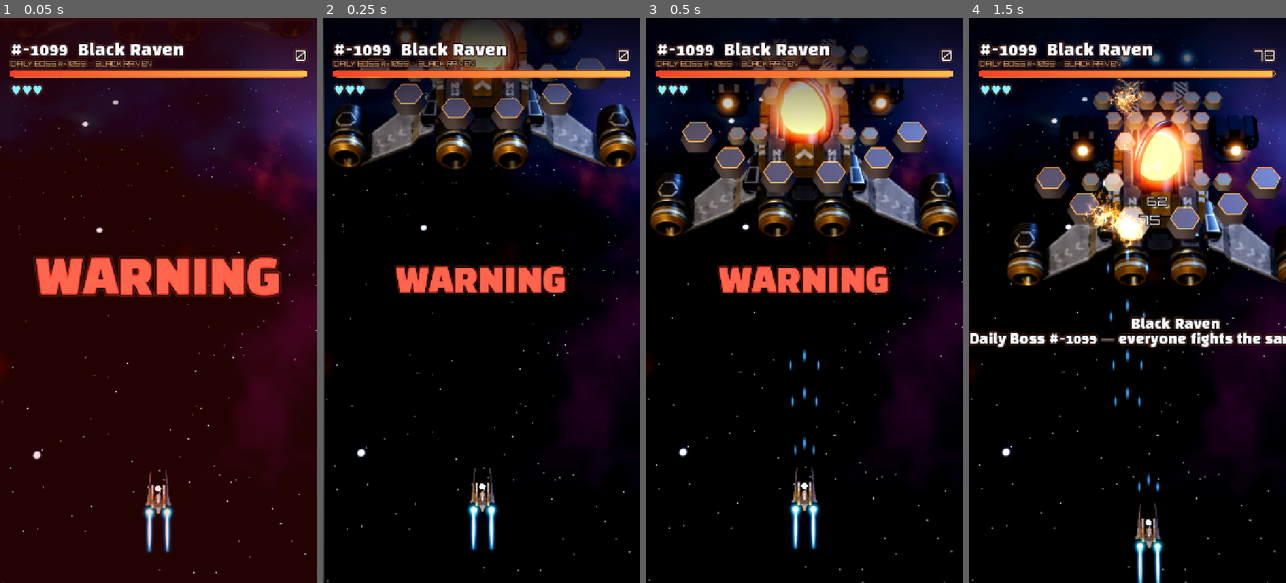
Above: before the commit, frames 1-4 (left to right).
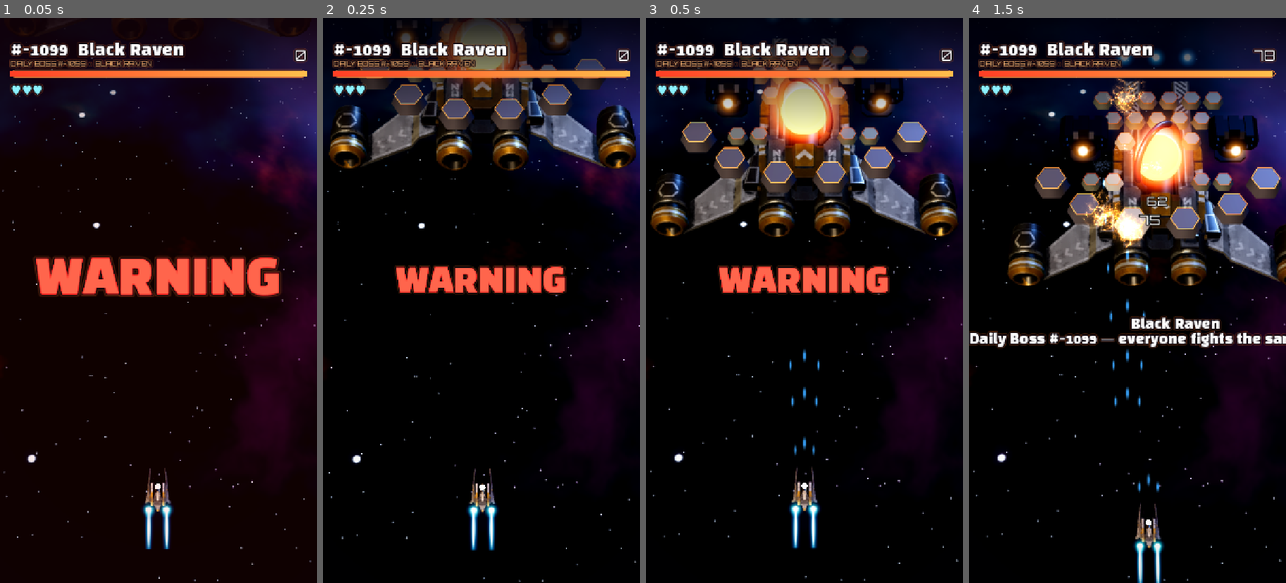
Above: after the commit, the same moments.

Repository: aske0115/thirdPrj
Game: Godot game, scene res://scenes/main.tscn
Two runs of this game, one before a commit and one after it. Both use one fixed random seed, a clock stepped at 60 frames per second and the inputs below.
Inputs (mouse positions are in pixels of both pictures, inside the frame that each line leads up to):
- Up to frame 1 (0.05 s): no input
- Up to frame 2 (0.25 s): no input
- Up to frame 3 (0.5 s): no input
- Up to frame 4 (1.5 s): move the mouse to (1197, 272) at 0.52 s; click (1197, 272) at 0.67 s; drag from (1064, 328) to (1111, 413) at 1.27 s

The runs differ from the first frame. In frame 1, 3.9% of the frame differs, in the area x 0-100%, y 0-100%; in frame 2, 3.5%; in frame 3, 1.3%; in frame 4, 1.0%.

Commit message:
이벤트 때 화면 전체 깜빡임 고침: 흔들림을 부드럽고 작게(최대 약 12px), 3D 층에 사방 24px 여백, 부위 파괴 화면 번쩍임 제거, 섬광 빛은 미리 만들어 재사용
Co-Authored-By: Claude Opus 5.5 <noreply@anthropic.com>

Diff:
--- a/scripts/main.gd
+++ b/scripts/main.gd
@@ -115,7 +115,7 @@
 	hud.boss_name.text = ("#%d  " % int(boss.data["week"])) + (nm["ko"] if lang == "ko" else nm["en"])
 	hud.sub.text = ("DAILY BOSS #%d  ·  %s" if daily else "WEEK %02d  ·  %s") % [int(boss.data["week"]), String(nm["en"]).to_upper()]
 	hud.show_banner("WARNING", Color(2.6, 0.4, 0.3), 0.7)
-	hud.flash_screen(Color(1, 0.1, 0.05), 0.18)
+	hud.flash_screen(Color(1, 0.1, 0.05), 0.08)
 	fx.play("warn", 1.0, -6.0)
 	shake = 0.9
 	get_tree().create_timer(1.0).timeout.connect(func(): hud.show_card("%s\n%s" % [nm[lang] if nm.has(lang) else nm["en"], intro[lang] if intro.has(lang) else intro["en"]]))
@@ -169,7 +169,8 @@
 	hud.boss_bar.value = boss.hp_fraction()
 	# 카메라 흔들림(실제 시간 기준이라 히트스톱 중에도 흔들림)
 	shake = maxf(0.0, shake - real_dt * 2.2)
-	cam.offset = Vector2(randf_range(-1, 1), randf_range(-1, 1)) * shake * shake * 22.0
+	# 매 프레임 무작위로 튕기면 화면 전체가 깜빡여 보임(실기기 판정) → 부드러운 흔들림, 최대 약 12px
+	cam.offset = Vector2(sin(t * 41.0) + 0.5 * sin(t * 97.0), cos(t * 37.0) + 0.5 * cos(t * 89.0)) * minf(shake, 1.2) * 6.0
 	num_t -= real_dt
 	if num_t <= 0.0 and num_acc > 0.0:
 		num_t = 0.09
@@ -208,8 +209,6 @@
 	var big := p.group != "armor"
 	hitstop(0.09 if big else 0.06)
 	shake = maxf(shake, 1.0 if big else 0.7)
-	if big:  # 화면 전체 번쩍임은 큰 부위만, 약하게(잦은 번쩍임 = 깜빡여 보임)
-		hud.flash_screen(Color(1, 0.9, 0.7), 0.12)
 	fx.burst("boom", at, 1.6 if big else 1.0)
 	fx.burst("spark", at, 1.6)
 	fx.burst("smoke", at, 1.2)
@@ -267,7 +266,7 @@
 	lives_text()
 	hitstop(0.12)
 	shake = 1.4
-	hud.flash_screen(Color(1, 0.1, 0.1), 0.18)
+	hud.flash_screen(Color(1, 0.1, 0.1), 0.08)
 	fx.burst("spark", player.position, 1.4)
 	fx.ring(player.position, 90.0, Color(2.8, 0.6, 0.5), 0.35, 8.0)
 	fx.play("thud", 0.7, 4.0)
--- a/scripts/view3d.gd
+++ b/scripts/view3d.gd
@@ -21,6 +21,9 @@
 var ship_prev_x := 360.0
 var bank := 0.0
 var moving: Array[Dictionary] = []
+const BLEED := 24.0  # 3D 층을 화면보다 사방 24px 크게 — 흔들려도 가장자리 빈 바탕이 안 비치게
+var flash: OmniLight3D
+var flash_t := 0.0
 
 func setup(m: Main) -> void:
 	main = m
@@ -42,15 +45,21 @@
 	_backdrop()
 	_boss()
 	_player()
+	flash = OmniLight3D.new()
+	flash.light_color = Color(1.0, 0.6, 0.25)
+	flash.light_energy = 0.0
+	world.add_child(flash)
 
 # 3D 해상도는 창 픽셀 크기를 따르되 높이 1600을 넘지 않게(고해상도 폰에서 빛 번짐·MSAA 비용 상한)
 func _fit_size() -> void:
 	vis = get_viewport().get_visible_rect().size
-	var ws := Vector2(get_window().size)
+	var full := vis + Vector2(BLEED, BLEED) * 2.0
+	var ws := Vector2(get_window().size) * full / vis
 	if get_window().content_scale_mode == Window.CONTENT_SCALE_MODE_VIEWPORT:
-		ws = vis * 1.5  # 촬영 모드: 창이 아주 작아도 3D는 선명하게
+		ws = full * 1.5  # 촬영 모드: 창이 아주 작아도 3D는 선명하게
 	vp.size = Vector2i(ws * minf(1.0, 1600.0 / ws.y))
-	sprite.scale = vis / Vector2(vp.size)
+	sprite.position = -Vector2(BLEED, BLEED)
+	sprite.scale = full / Vector2(vp.size)
 
 func _mat(c: Color, metallic: float, rough: float) -> StandardMaterial3D:
 	var m := StandardMaterial3D.new()
@@ -61,7 +70,7 @@
 
 # 2D 화면 좌표 → 3D. lift만큼 카메라 쪽으로 당겨도 화면 위치는 그대로(같은 광선 위).
 func to3d(p: Vector2, lift := 0.0) -> Vector3:
-	var s := p * Vector2(vp.size) / vis
+	var s := (p + Vector2(BLEED, BLEED)) * Vector2(vp.size) / (vis + Vector2(BLEED, BLEED) * 2.0)
 	var o := cam.project_ray_origin(s)
 	var d := cam.project_ray_normal(s)
 	return o + d * (-o.y / d.y - lift)
@@ -368,13 +377,9 @@
 		for i in 4:
 			_debris(pos, p.r * u * 0.6, p.r * u * 0.18, i)
 		return
-	var flash := OmniLight3D.new()
-	flash.light_color = Color(1.0, 0.6, 0.25)
-	flash.light_energy = 14.0
 	flash.omni_range = 260.0 * u
 	flash.position = pos + Vector3(0, 2, 0)
-	world.add_child(flash)
-	moving.append({node = flash, fade = 14.0, life = 0.5})
+	flash_t = 0.5
 	for i in (16 if p.group != "armor" else 10):
 		_debris(pos, p.r * u * 0.6, p.r * u * 0.18, i)
 
@@ -412,6 +417,8 @@
 		else:
 			m.emission_energy_multiplier = p.flash * 0.5
 	core_ring.rotation.z += dt * 1.5
+	flash_t = maxf(0.0, flash_t - dt)
+	flash.light_energy = 14.0 * flash_t / 0.5
 	# 내 기체: 좌우로 움직이면 그쪽으로 기울어짐
 	var pp := main.player.position
 	if dt > 0.004:  # 히트스톱 중(dt≈0)엔 속도가 튀므로 기울기를 건너뜀
@@ -431,8 +438,6 @@
 			m2.vel = v
 			n2.position += v * dt
 			n2.rotation += (m2.spin as Vector3) * dt
-		if m2.has("fade"):
-			(n2 as OmniLight3D).light_energy = m2.fade * maxf(m2.life, 0.0) / 0.5
 		if m2.life <= 0.0:
 			n2.queue_free()
 			moving.remove_at(i)
